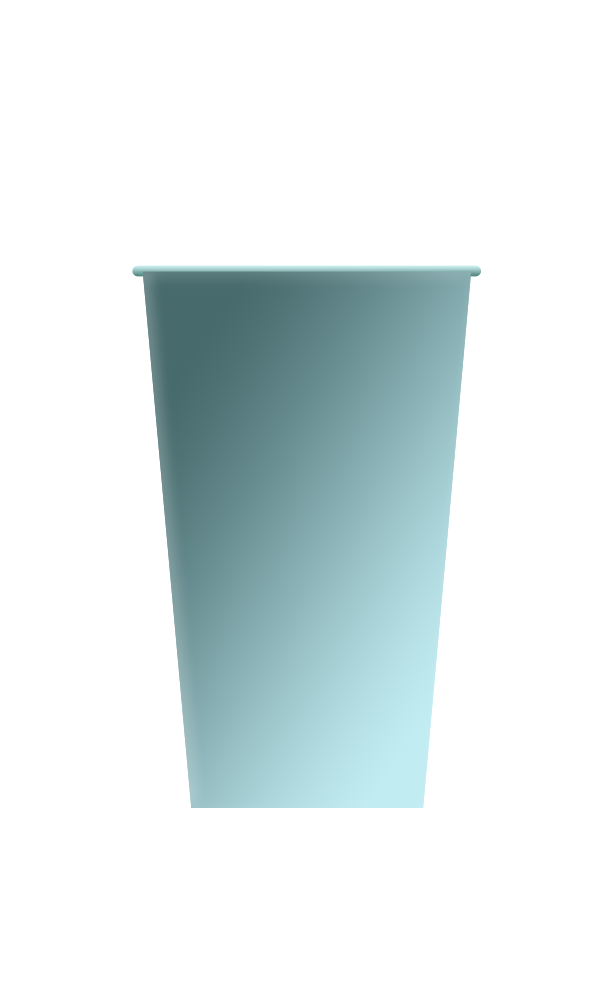
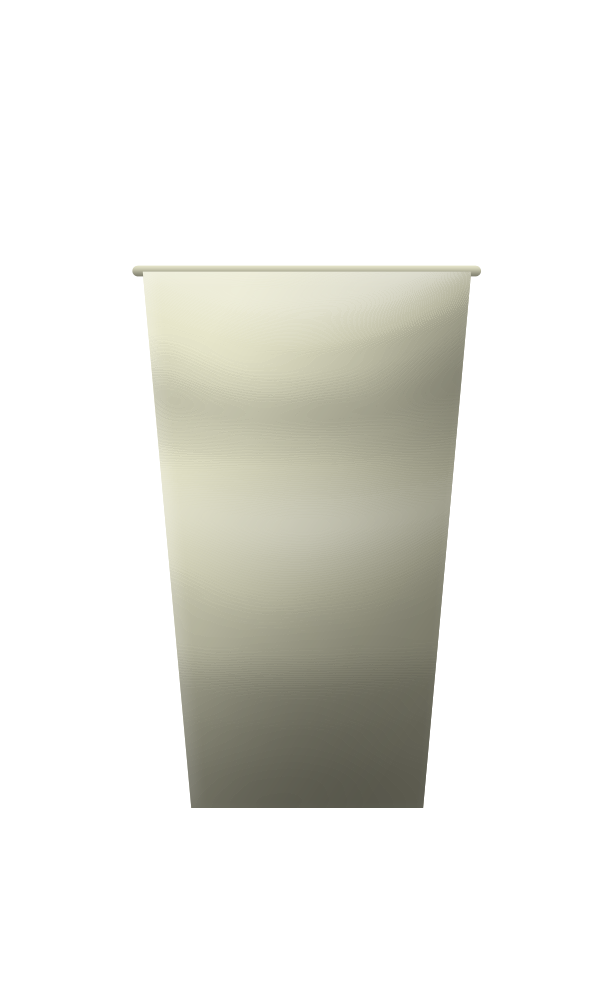
Layered file, before and after one edit (600px x 1000px). Changes by layer:
added layer "Layer 3" (hard light) above "Layer 4" over 132, 265, 481, 808
added layer "Layer 4" above "Original Bucket" over 142, 271, 472, 808
moved "Layer 2" into group "Original Bucket" over 132, 265, 481, 808
added group "Shapes" with 3 layers over 132, 265, 481, 808
showed "Shape 2", moved it into group "Shapes" over 132, 265, 481, 277
showed "Shape 1", moved it into group "Shapes" over 142, 271, 472, 808
